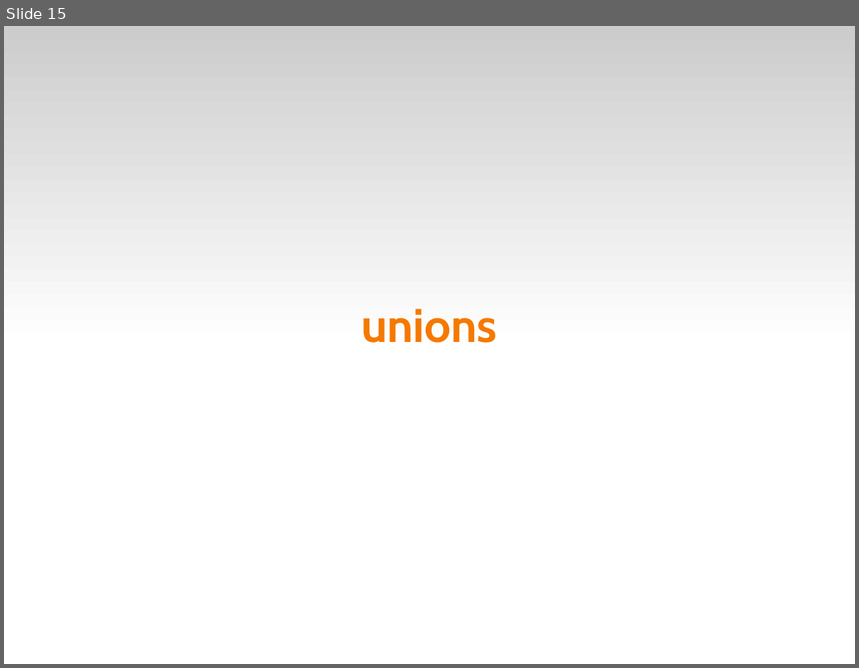
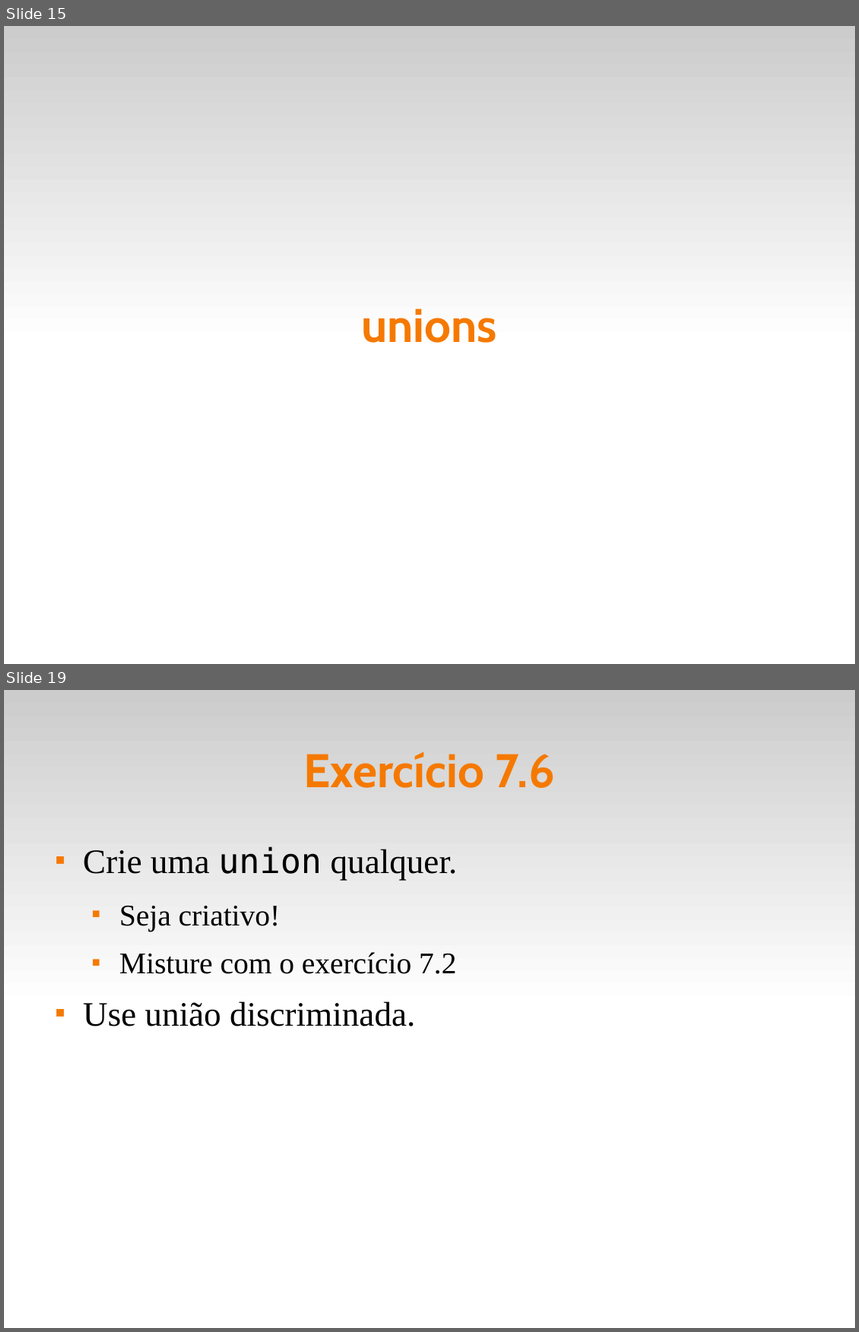
Before and after one commit to fsantanna-uerj/LP1, a slide deck: Slides/lp1-07-compostos.odp. Shown one above the other, each under a label of ours: slide 15 before the commit, slides 15 and 19 after it; the slides between them are not shown. The pictures are 859x668 and 859x1332 pixels, drawn with LibreOffice and Linux fonts; fonts in the diff are those of the drawing. Boxes give left, top, right and bottom in pixels: in the first picture for what was removed or moved away, otherwise in the second. Text is boxed around its words. In the diff, an @@ line names an element or a change of style, - is before the commit and + after.

```diff
--- a/Slides/lp1-07-compostos.odp
+++ b/Slides/lp1-07-compostos.odp
@@ slide 19 added at box(4, 690, 855, 1328), background #FFFFFF; not listed: 1 template element that a slide beside it also shows @@
@@ title added at box(304, 752, 555, 788), 44 pt, text #F57900, bold @@
+Exercício 7.6
@@ text added at box(83, 847, 458, 1027), 32 pt, text #000000 @@
+■ Crie uma union qualquer.
+  ■ Seja criativo!
+  ■ Misture com o exercício 7.2
+■ Use união discriminada.
```
Also in this commit, not shown: 2 slides changed, 4 other slides added, 2 other files.
